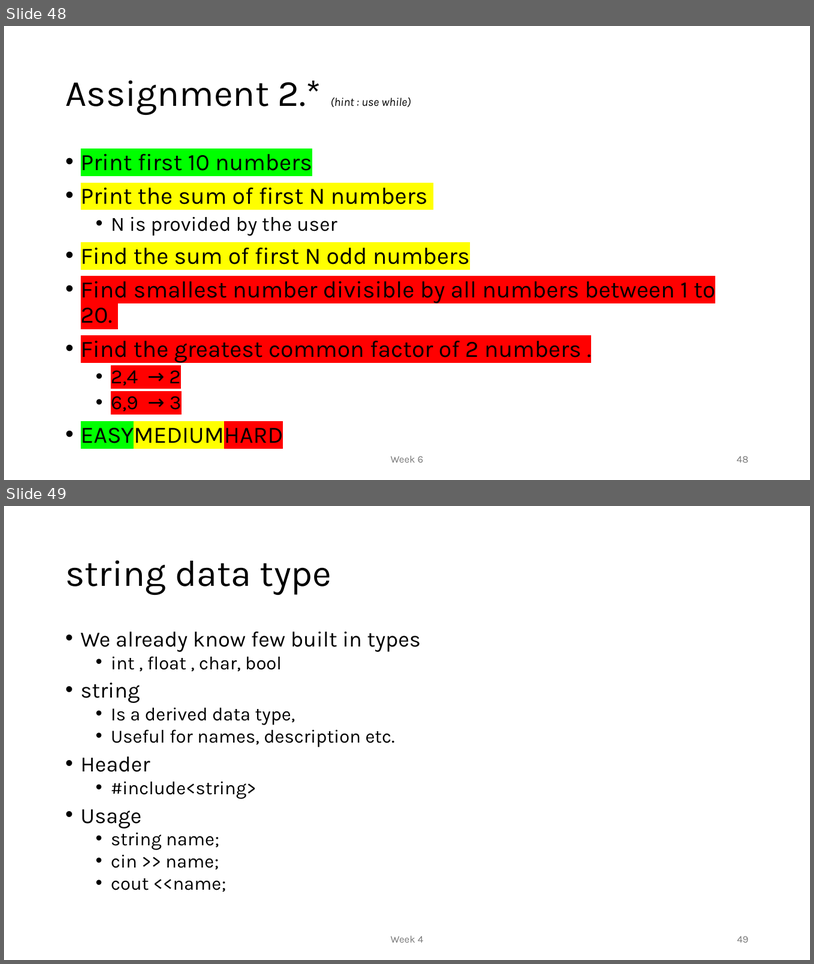
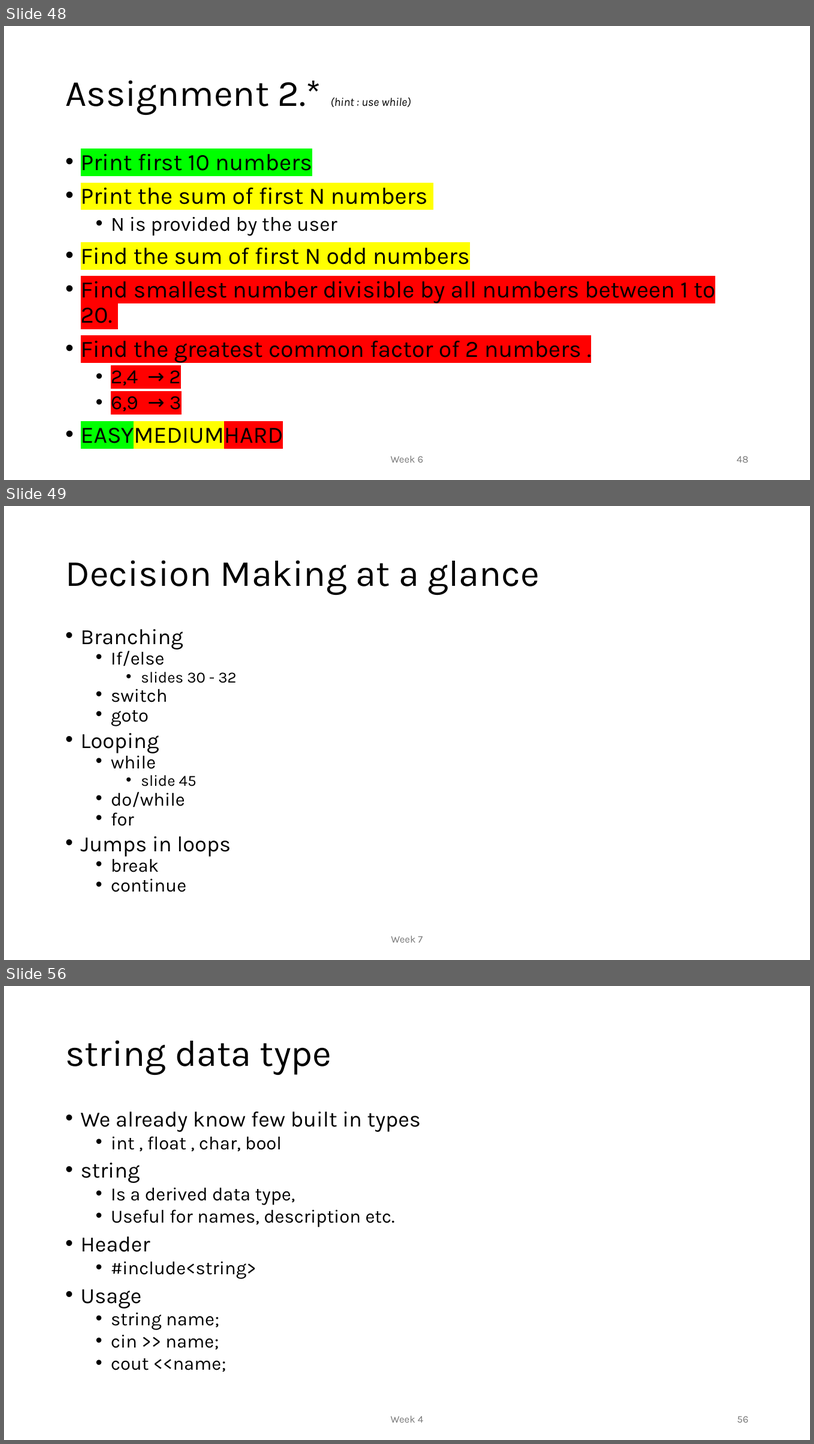
Before and after one commit to MoklaEducation/ems_fall_2025_cpp101, a slide deck: all/Intro to Programming_all.pptx. Shown one above the other, each under a label of ours: slides 48 and 49 before the commit, slides 48, 49 and 56 after it; the slides between them are not shown. The pictures are 814x964 and 814x1444 pixels, drawn with LibreOffice and Linux fonts; fonts in the diff are those of the drawing. Boxes give left, top, right and bottom in pixels: in the first picture for what was removed or moved away, otherwise in the second. Text is boxed around its words. In the diff, an @@ line names an element or a change of style, - is before the commit and + after.

```diff
--- a/all/Intro to Programming_all.pptx
+++ b/all/Intro to Programming_all.pptx
@@ slide 49 added at box(4, 506, 810, 960), background #FFFFFF @@
@@ title added at box(65, 560, 540, 595), 44 pt, text #000000 @@
+Decision Making at a glance
@@ text added at box(81, 629, 236, 892), 22.2 pt, text #000000 @@
+• Branching
+  • If/else
+    • slides 30 - 32
+  • switch
+  • goto
+• Looping
+  • while
+    • slide 45
+  • do/while
+  • for
+• Jumps in loops
+  • break
+  • continue
@@ text added at box(391, 935, 423, 942), 12 pt, text #797979 @@
+Week 7
@@ what was slide 49 is now slide 56 @@
@@ page number at box(737, 1416, 749, 1422): text changed @@
-49
+56
```
Also in this commit, not shown: 1 slide changed, 6 other slides added, 1 other file.
